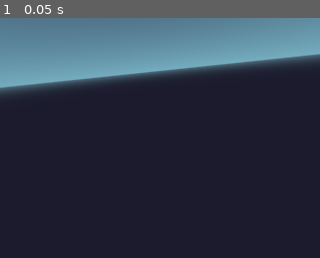
Above: before the commit, frame 1.
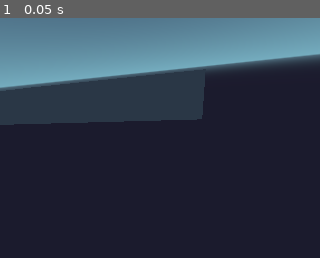
Above: after the commit, the same moment.

Repository: monokrome/Vix
Game: Godot game, scene res://scenes/universe.tscn
Two runs of this game, one before a commit and one after it. Both use one fixed random seed, a clock stepped at 60 frames per second and the inputs below.
Inputs:
- Up to frame 1 (0.05 s): no input

The runs differ from the first frame. In frame 1, 8.5% of the frame differs, in the area x 0-65%, y 25-45%.
Error before the commit: Parse Error: The member "position" already exists in a parent class. (res://scripts/voxel.gd:3)

Commit message:
Add an inefficient VoxelPlane Node.

Diff:
--- a/scenes/world.tscn
+++ b/scenes/world.tscn
@@ -6,7 +6,7 @@
 
 [node name="Camera" type="Camera" parent="." index="0"]
 
-transform = Transform( -0.965926, 0, -0.258819, -0.0972727, 0.926687, 0.363027, 0.239844, 0.375833, -0.895111, -0.196207, 1.4832, -2.64846 )
+transform = Transform( -0.965926, 0, -0.258819, -0.0972727, 0.926687, 0.363027, 0.239844, 0.375833, -0.895111, -0.196207, 2.69519, -9.36925 )
 keep_aspect = 1
 cull_mask = 1048575
 environment = null
--- a/scripts/platform.gd
+++ b/scripts/platform.gd
@@ -1,6 +1,6 @@
 extends Node
 
-onready var Voxel = preload('res://scripts/voxel.gd')
+onready var VoxelPlane = preload('res://scripts/voxel_plane.gd')
 
 func _ready():
-	self.add_child(Voxel.new())
+	self.add_child(VoxelPlane.new())
--- a/scripts/voxel.gd
+++ b/scripts/voxel.gd
@@ -1,9 +1,11 @@
-extends ImmediateGeometry
+extends Node
 
 export(Vector3) var position = Vector3(0, 0, 0)
 export(float)   var size = 1.0
 
-func _ready():
+func generate_voxel():
+	var geometry = ImmediateGeometry.new()
+
 	var opposite = Vector3(
 		position.x + size,
 		position.y + size,
@@ -11,61 +13,66 @@
 	)
 
 	# Begin drawing
-	self.begin(Mesh.PRIMITIVE_TRIANGLES, null)
+	geometry.begin(Mesh.PRIMITIVE_TRIANGLES, null)
 
 	# Top
-	self.add_vertex(Vector3(position.x, opposite.y, position.z))
-	self.add_vertex(Vector3(position.x, opposite.y, opposite.z))
-	self.add_vertex(Vector3(opposite.x, opposite.y, opposite.z))
+	geometry.add_vertex(Vector3(position.x, opposite.y, position.z))
+	geometry.add_vertex(Vector3(position.x, opposite.y, opposite.z))
+	geometry.add_vertex(Vector3(opposite.x, opposite.y, opposite.z))
 
-	self.add_vertex(Vector3(opposite.x, opposite.y, opposite.z))
-	self.add_vertex(Vector3(opposite.x, opposite.y, position.z))
-	self.add_vertex(Vector3(position.x, opposite.y, position.z))
+	geometry.add_vertex(Vector3(opposite.x, opposite.y, opposite.z))
+	geometry.add_vertex(Vector3(opposite.x, opposite.y, position.z))
+	geometry.add_vertex(Vector3(position.x, opposite.y, position.z))
 
 	# Right Side
-	self.add_vertex(Vector3(opposite.x, opposite.y, position.z))
-	self.add_vertex(Vector3(opposite.x, opposite.y, opposite.z))
-	self.add_vertex(Vector3(opposite.x, position.y, opposite.z))
+	geometry.add_vertex(Vector3(opposite.x, opposite.y, position.z))
+	geometry.add_vertex(Vector3(opposite.x, opposite.y, opposite.z))
+	geometry.add_vertex(Vector3(opposite.x, position.y, opposite.z))
 
-	self.add_vertex(Vector3(opposite.x, position.y, opposite.z))
-	self.add_vertex(Vector3(opposite.x, position.y, position.z))
-	self.add_vertex(Vector3(opposite.x, opposite.y, position.z))
+	geometry.add_vertex(Vector3(opposite.x, position.y, opposite.z))
+	geometry.add_vertex(Vector3(opposite.x, position.y, position.z))
+	geometry.add_vertex(Vector3(opposite.x, opposite.y, position.z))
 
 	# Bottom
-	self.add_vertex(Vector3(opposite.x, position.y, opposite.z))
-	self.add_vertex(Vector3(opposite.x, position.y, position.z))
-	self.add_vertex(Vector3(position.x, position.y, position.z))
+	geometry.add_vertex(Vector3(opposite.x, position.y, opposite.z))
+	geometry.add_vertex(Vector3(opposite.x, position.y, position.z))
+	geometry.add_vertex(Vector3(position.x, position.y, position.z))
 
-	self.add_vertex(Vector3(position.x, position.y, position.z))
-	self.add_vertex(Vector3(position.x, position.y, opposite.z))
-	self.add_vertex(Vector3(opposite.x, position.y, opposite.z))
+	geometry.add_vertex(Vector3(position.x, position.y, position.z))
+	geometry.add_vertex(Vector3(position.x, position.y, opposite.z))
+	geometry.add_vertex(Vector3(opposite.x, position.y, opposite.z))
 
 	# Rear side
-	self.add_vertex(Vector3(opposite.x, position.y, opposite.z))
-	self.add_vertex(Vector3(opposite.x, opposite.y, opposite.z))
-	self.add_vertex(Vector3(position.x, opposite.y, opposite.z))
+	geometry.add_vertex(Vector3(opposite.x, position.y, opposite.z))
+	geometry.add_vertex(Vector3(opposite.x, opposite.y, opposite.z))
+	geometry.add_vertex(Vector3(position.x, opposite.y, opposite.z))
 
-	self.add_vertex(Vector3(position.x, position.y, opposite.z))
-	self.add_vertex(Vector3(opposite.x, position.y, opposite.z))
-	self.add_vertex(Vector3(position.x, opposite.y, opposite.z))
+	geometry.add_vertex(Vector3(position.x, position.y, opposite.z))
+	geometry.add_vertex(Vector3(opposite.x, position.y, opposite.z))
+	geometry.add_vertex(Vector3(position.x, opposite.y, opposite.z))
 
 	# Left Side
-	self.add_vertex(Vector3(position.x, opposite.y, position.z))
-	self.add_vertex(Vector3(position.x, opposite.y, opposite.z))
-	self.add_vertex(Vector3(position.x, position.y, opposite.z))
+	geometry.add_vertex(Vector3(position.x, opposite.y, position.z))
+	geometry.add_vertex(Vector3(position.x, opposite.y, opposite.z))
+	geometry.add_vertex(Vector3(position.x, position.y, opposite.z))
 
-	self.add_vertex(Vector3(position.x, position.y, opposite.z))
-	self.add_vertex(Vector3(position.x, position.y, position.z))
-	self.add_vertex(Vector3(position.x, opposite.y, position.z))
+	geometry.add_vertex(Vector3(position.x, position.y, opposite.z))
+	geometry.add_vertex(Vector3(position.x, position.y, position.z))
+	geometry.add_vertex(Vector3(position.x, opposite.y, position.z))
 
 	# Front side
-	self.add_vertex(Vector3(opposite.x, position.y, position.z))
-	self.add_vertex(Vector3(opposite.x, opposite.y, position.z))
-	self.add_vertex(Vector3(position.x, opposite.y, position.z))
+	geometry.add_vertex(Vector3(opposite.x, position.y, position.z))
+	geometry.add_vertex(Vector3(opposite.x, opposite.y, position.z))
+	geometry.add_vertex(Vector3(position.x, opposite.y, position.z))
 
-	self.add_vertex(Vector3(position.x, position.y, position.z))
-	self.add_vertex(Vector3(opposite.x, position.y, position.z))
-	self.add_vertex(Vector3(position.x, opposite.y, position.z))
+	geometry.add_vertex(Vector3(position.x, position.y, position.z))
+	geometry.add_vertex(Vector3(opposite.x, position.y, position.z))
+	geometry.add_vertex(Vector3(position.x, opposite.y, position.z))
 
 	# Finish drawing
-	self.end()
+	geometry.end()
+
+	return geometry
+
+func _ready():
+	self.add_child(generate_voxel())
--- /dev/null
+++ b/scripts/voxel_plane.gd
@@ -0,0 +1,13 @@
+extends Node
+
+export(Vector2) var size = Vector2(100, 100)
+
+onready var Voxel = preload('res://scripts/voxel.gd')
+
+func _ready():
+	var v
+	for x in range(size.x):
+		for y in range(size.y):
+			v = Voxel.new()
+			v.position = Vector3(x, 0, y)
+			self.add_child(v)
